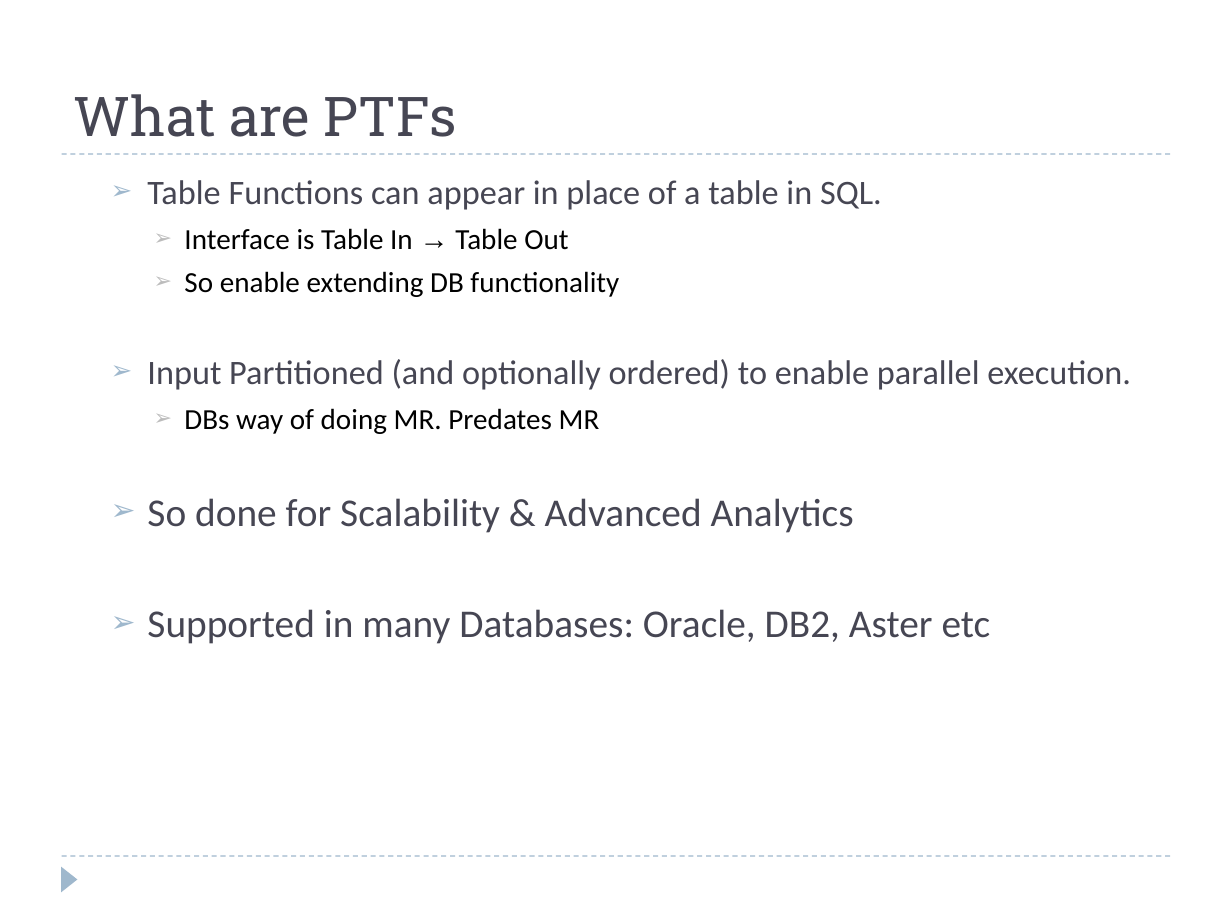
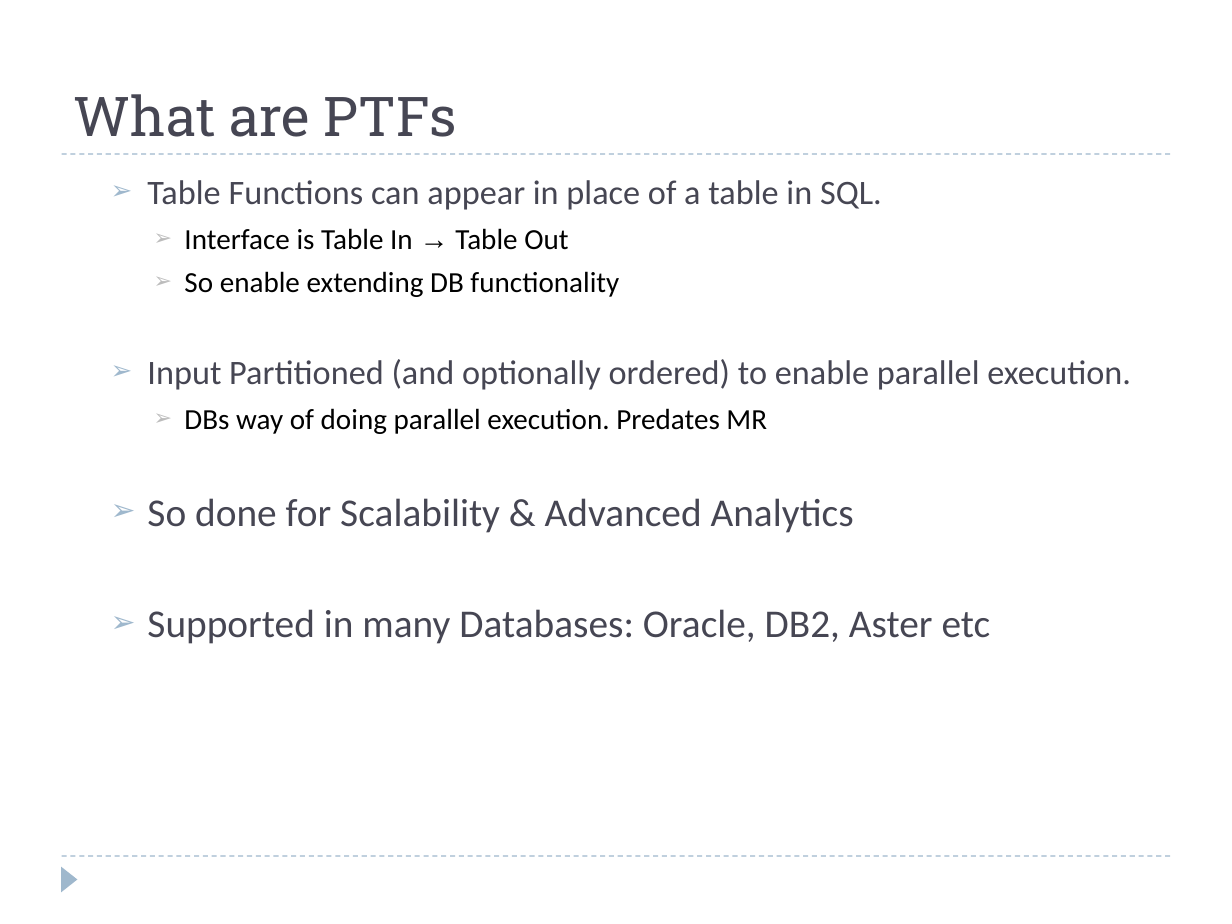
Before and after one commit to hbutani/SQLWindowing, a slide deck: slide 4 of docs/SQW.ppt. Drawn at 1232x924 pixels with LibreOffice and Linux fonts; fonts in the diff are those of the drawing. Boxes give left, top, right and bottom in pixels: in the first picture for what was removed or moved away, otherwise in the second. Text is boxed around its words. In the diff, an @@ line names an element or a change of style, - is before the commit and + after.

```diff
--- a/docs/SQW.ppt
+++ b/docs/SQW.ppt
@@ text at box(184, 408, 767, 434): text changed @@
-    ➢ DBs way of doing MR. Predates MR
+    ➢ DBs way of doing parallel execution. Predates MR
```
Also in this commit, not shown: 5 other slides changed, 13 slides removed.
